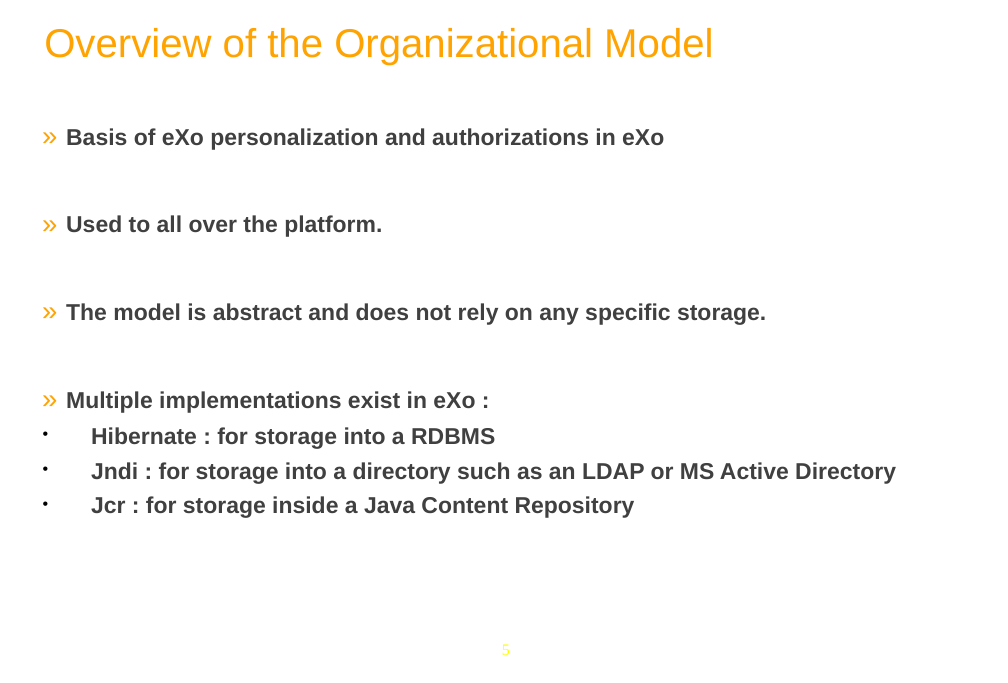
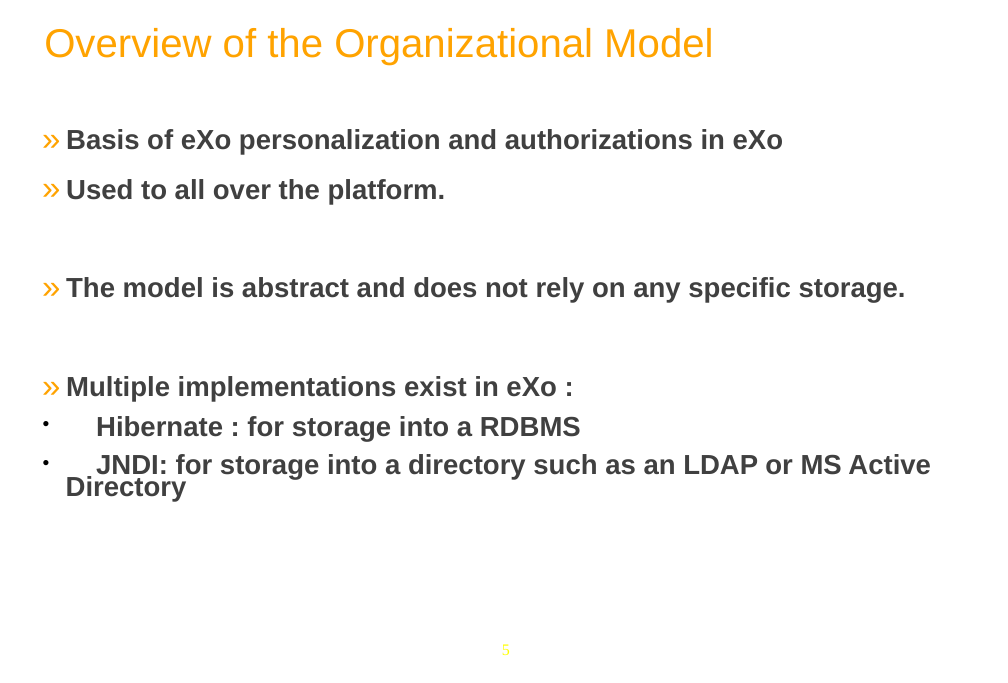
Before and after one commit to anhvurz90/training, a slide deck: slide 5 of exo-sysAdmin/970-LdapConfig-XSys.pptx. Drawn at 1008x683 pixels with LibreOffice and Linux fonts; fonts in the diff are those of the drawing; background and template pictures are left out. Boxes give left, top, right and bottom in pixels: in the first picture for what was removed or moved away, otherwise in the second. Text is boxed around its words. In the diff, an @@ line names an element or a change of style, - is before the commit and + after.

Commit message:
Ldap Sorens first Corrections

```diff
--- a/exo-sysAdmin/970-LdapConfig-XSys.pptx
+++ b/exo-sysAdmin/970-LdapConfig-XSys.pptx
@@ text at <box>66,129,906,441</box>: size 20 to 24 pt in "Basis of eXo personalization and authorizations in ...", "Used to all over the platform.", "The model is abstract and does not ...", "Multiple implementations exist in eXo :" and 1 more places @@
@@ text at <box>66,454,931,502</box>: text changed; size 20 to 24 pt @@
-• Jndi : for storage into a directory such as an LDAP or MS Active Directory
-• Jcr : for storage inside a Java Content Repository
+• JNDI: for storage into a directory such as an LDAP or MS Active Directory
```
Also in this commit, not shown: 18 other slides changed, 2 slides removed.
